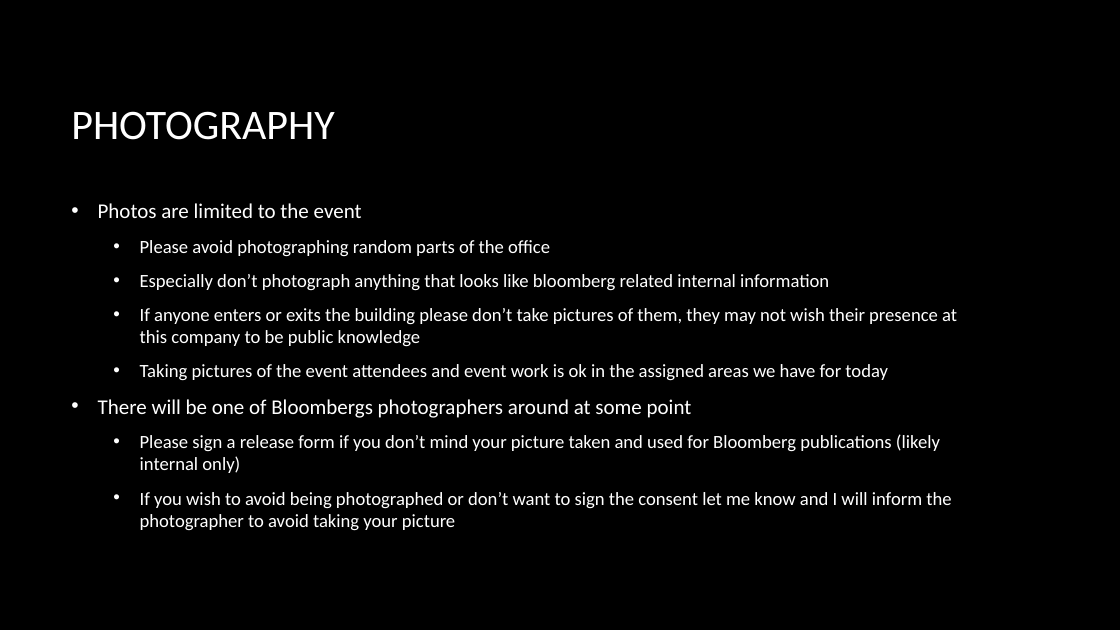
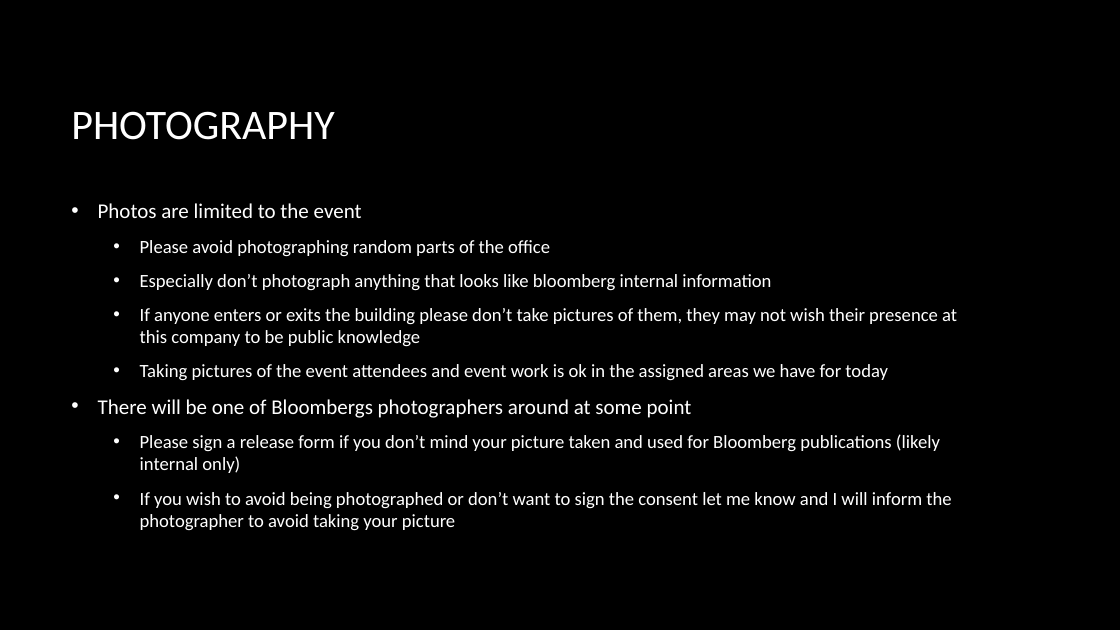
Before and after one commit to ashleysmart/mlgym, a slide deck: slide 5 of stock_price/CrypotHackaton.pptx. Drawn at 1120x630 pixels with LibreOffice and Linux fonts; fonts in the diff are those of the drawing; background and template pictures are left out. Boxes give left, top, right and bottom in pixels: in the first picture for what was removed or moved away, otherwise in the second. Text is boxed around its words. In the diff, an @@ line names an element or a change of style, - is before the commit and + after.

```diff
--- a/stock_price/CrypotHackaton.pptx
+++ b/stock_price/CrypotHackaton.pptx
@@ text at (140, 274, 771, 291): text changed @@
-  • Especially don’t photograph anything that looks like bloomberg related internal information
+  • Especially don’t photograph anything that looks like bloomberg internal information
```
Also in this commit, not shown: 7 other slides changed, 8 slides added, 1 slide removed.
